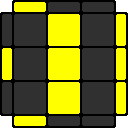
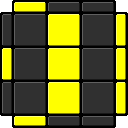
Revision of a layered (128, 128) image; what changed, layer by layer:
painted on "color" over [2, 2, 126, 126]
